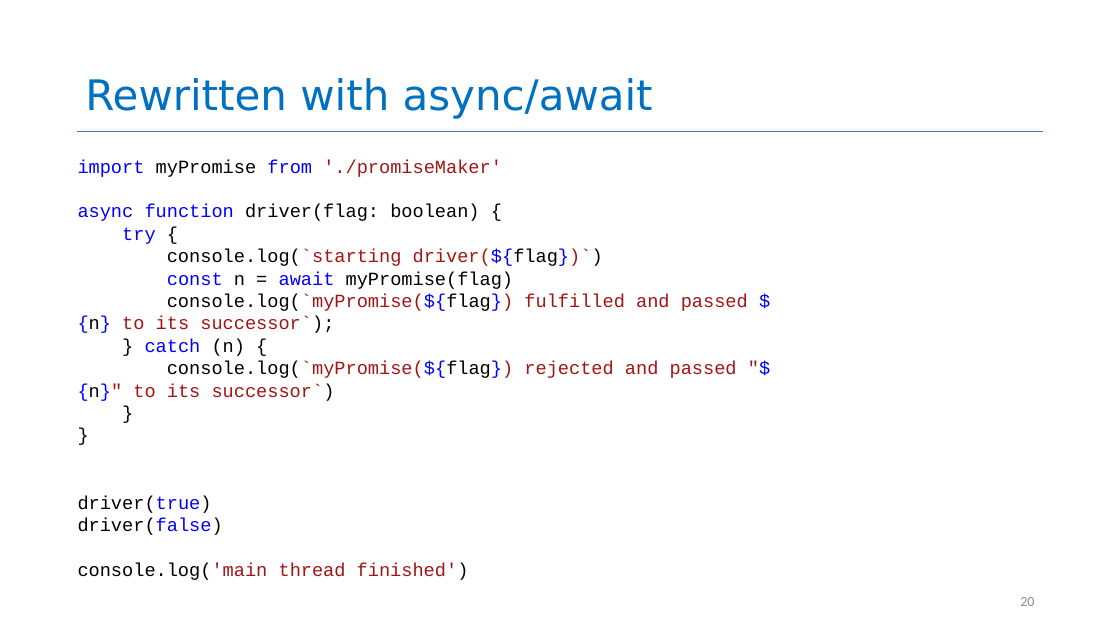
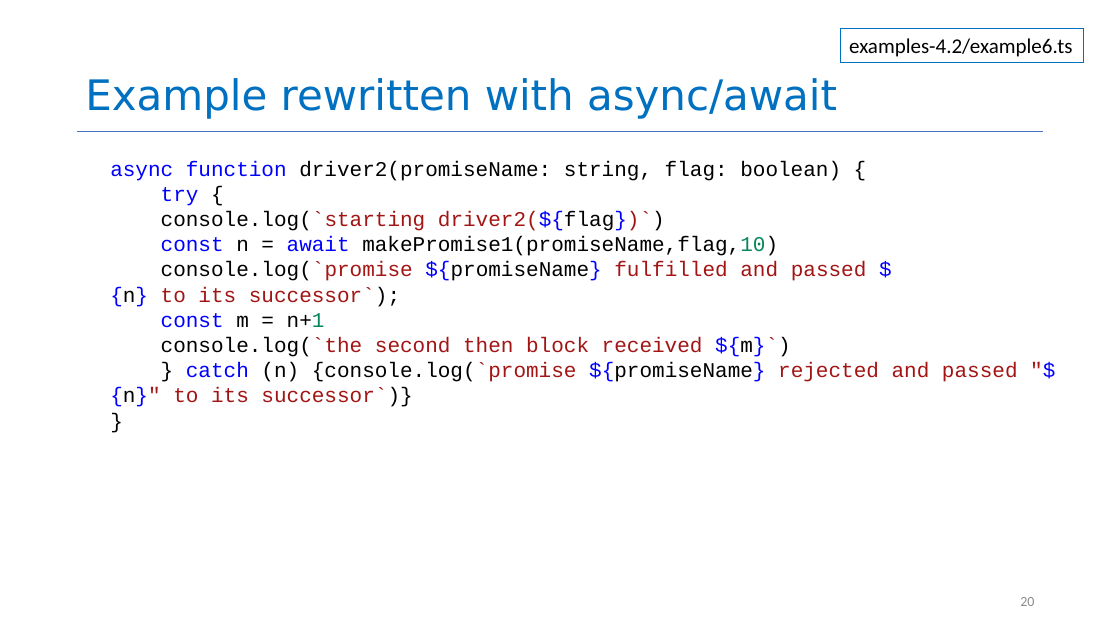
Before and after one commit to neu-se/CS4530-CS5500-Spring-2021, a slide deck: slide 20 of Slides/Lesson 4.2 Promises that Fail and Async.pptx. Drawn at 1120x630 pixels with LibreOffice and Linux fonts; fonts in the diff are those of the drawing. Boxes give left, top, right and bottom in pixels: in the first picture for what was removed or moved away, otherwise in the second. Text is boxed around its words. In the diff, an @@ line names an element or a change of style, - is before the commit and + after.

```diff
--- a/Slides/Lesson 4.2 Promises that Fail and Async.pptx
+++ b/Slides/Lesson 4.2 Promises that Fail and Async.pptx
@@ rectangle added at (841, 29, 1084, 62), outline #0070C0 1 pt, 18 pt, text #000000 @@
+examples-4.2/example6.ts
@@ title at (85, 78, 837, 119): text changed @@
-Rewritten with async/await
+Example rewritten with async/await
@@ text "async function driver2(promiseName: string, flag: ...": place and size @@
-text "async function driver2(promiseName: string, flag: ..." at (78, 160, 748, 535)
+text "async function driver2(promiseName: string, flag: ..." at (110, 161, 1018, 407)
@@ text at (110, 161, 841, 181): text changed; size 16 to 18 pt @@
-import myPromise from './promiseMaker'
-async function driver(flag: boolean) {
+async function driver2(promiseName: string, flag: boolean) {
@@ text at (161, 187, 199, 206): size 16 to 18 pt in "try {", "}" @@
@@ text at (110, 211, 1018, 407): text changed; size 16 to 18 pt @@
-console.log(`starting driver(${flag})`)
-const n = await myPromise(flag)
-console.log(`myPromise(${flag}) fulfilled and passed ${n} to its successor`);
-} catch (n) {
-console.log(`myPromise(${flag}) rejected and passed "${n}" to its successor`)
+console.log(`starting driver2(${flag})`)
+const n = await makePromise1(promiseName,flag,10)
+console.log(`promise ${promiseName} fulfilled and passed ${n} to its successor`);
+const m = n+1
+console.log(`the second then block received ${m}`)
+} catch (n) {console.log(`promise ${promiseName} rejected and passed "${n}" to its successor`)}
@@ text at (78, 496, 223, 535): paragraphs removed @@
-}
-driver(true)
-driver(false)
-console.log('main thread finished')
```
Also in this commit, not shown: 13 other slides changed, 5 slides added, 2 slides removed, 1 other file.
